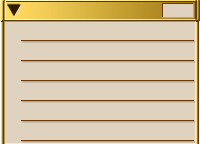
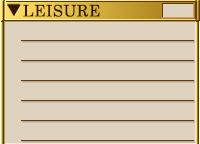
Before/after of a 200×144 layered artwork. What changed in the layer stack:
added layer "LEISURE" above "Layer 2" over [23, 4, 100, 17]
